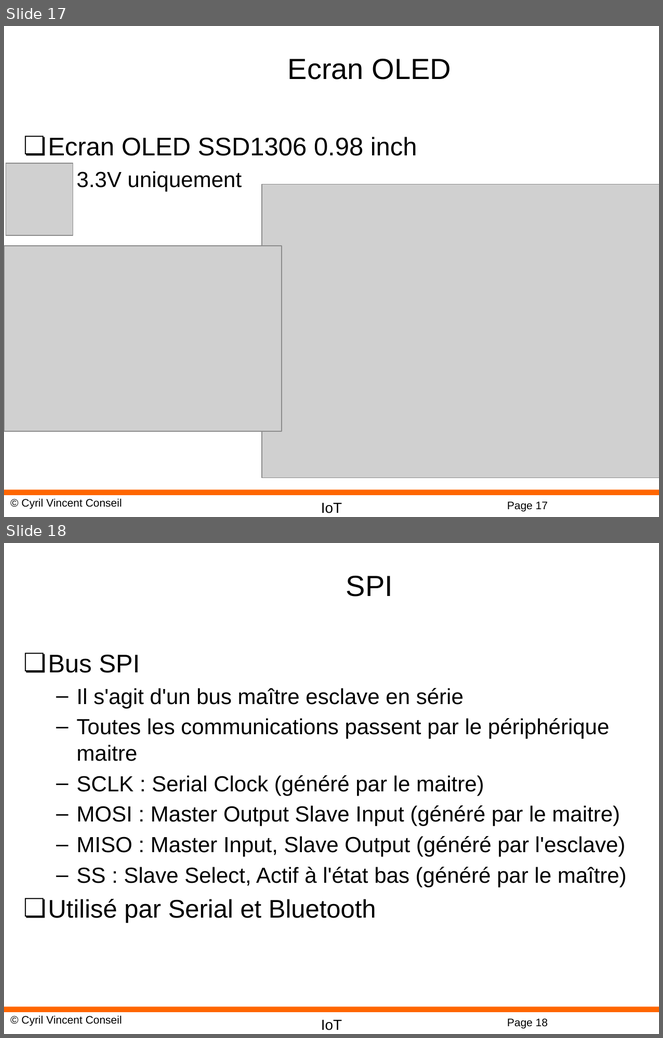
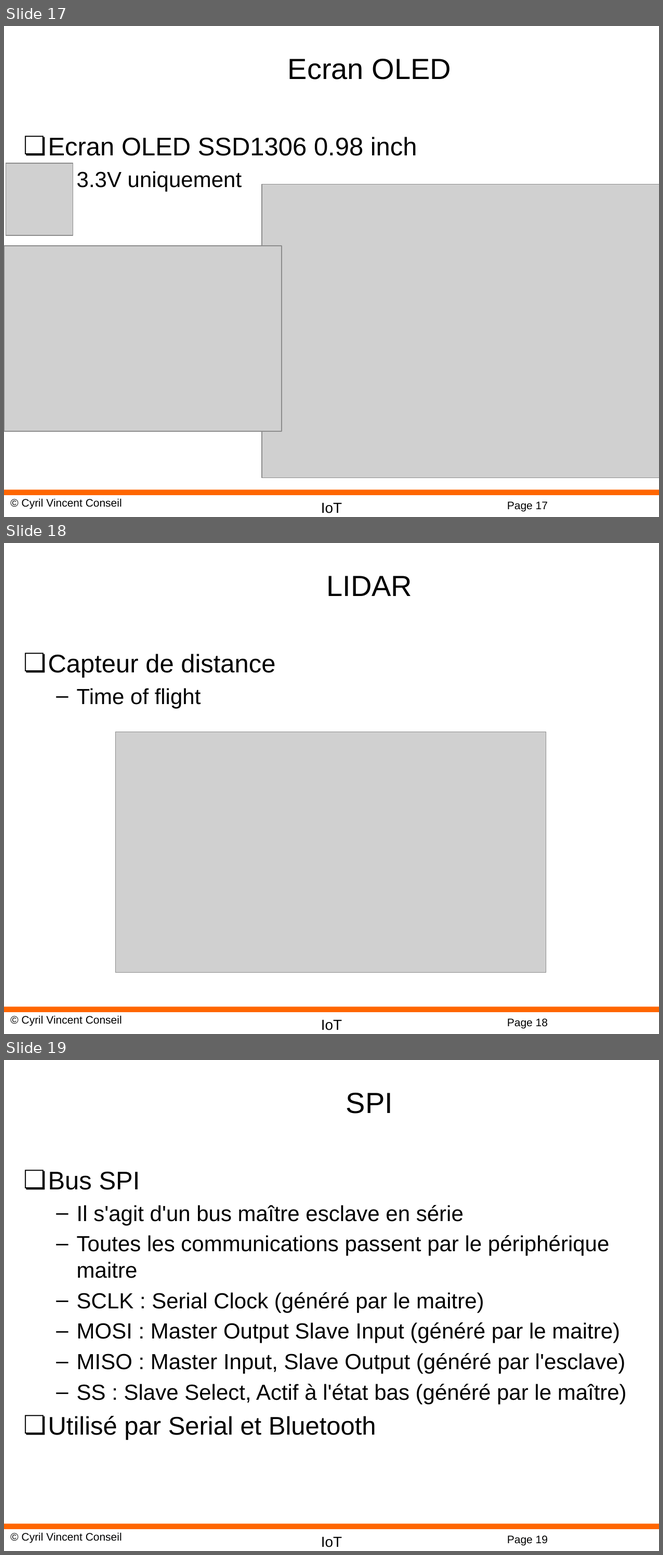
Before and after one commit to cyrilvincent/IoT, a slide deck: ppt/IoT20-MicropythonBus.pptx. Shown one above the other, each under a label of ours: slides 17 and 18 before the commit, slides 17, 18 and 19 after it. The pictures are 663x1038 and 663x1555 pixels, drawn with LibreOffice and Linux fonts; fonts in the diff are those of the drawing; grey boxes stand for pictures; background and template pictures are left out. Boxes give left, top, right and bottom in pixels: in the first picture for what was removed or moved away, otherwise in the second. Text is boxed around its words. In the diff, an @@ line names an element or a change of style, - is before the commit and + after.

Commit message:
after bme280 before lidar

```diff
--- a/ppt/IoT20-MicropythonBus.pptx
+++ b/ppt/IoT20-MicropythonBus.pptx
@@ slide 18 added at [4,543,659,1034], background #FFFFFF; not listed: 4 template elements that a slide beside it also shows @@
@@ title added at [327,576,413,596], 32 pt, text #000000 @@
+LIDAR
@@ text added at [48,654,275,708], 28 pt, text #000000 @@
+❏ Capteur de distance
+  – Time of flight
@@ picture added at [115,732,546,973] @@
@@ what was slide 18 is now slide 19 @@
@@ page number at [507,1536,548,1546]: text changed @@
-Page 18
+Page 19
```
Also in this commit, not shown: 23 other files.
